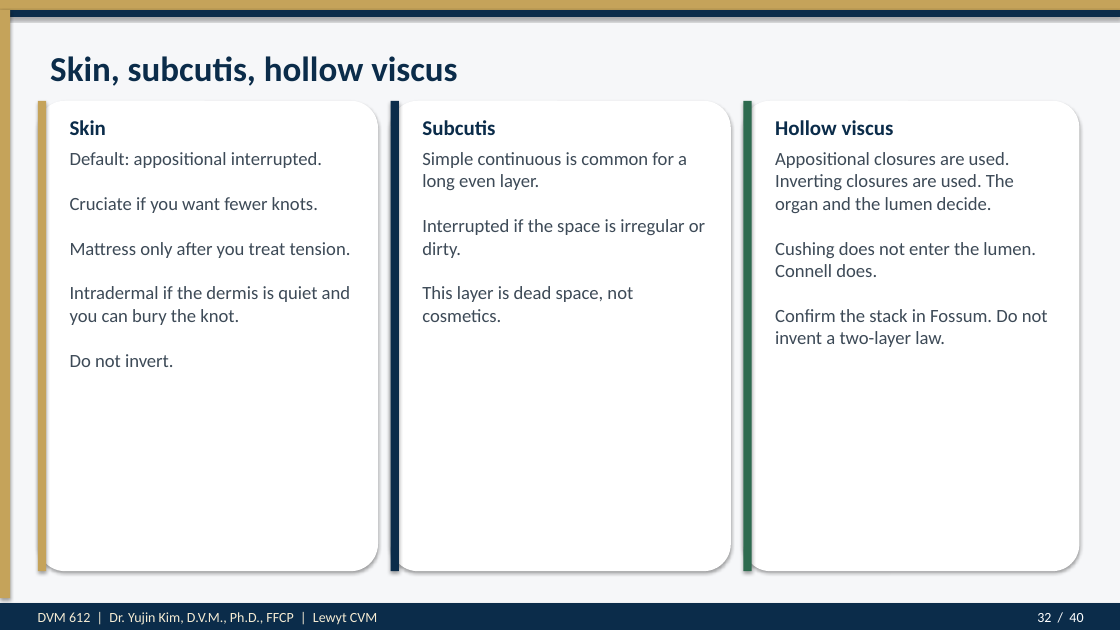
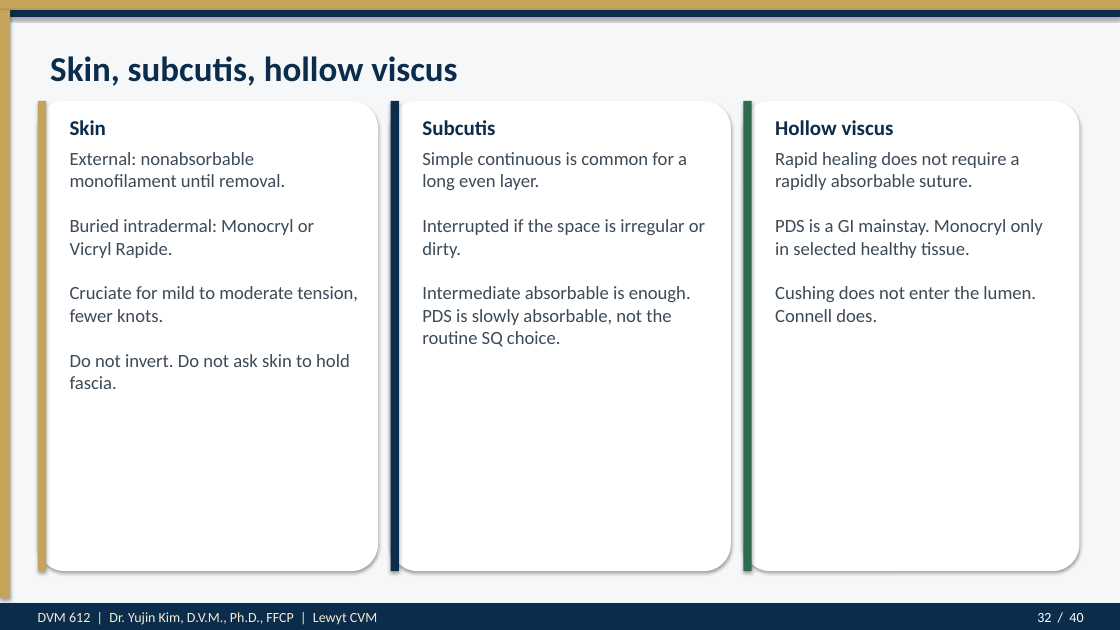
Before and after one commit to drkimvet/happycare, a slide deck: slide 32 of lectures/DVM-612_Week7_Suture_Patterns_Closures.pptx. Drawn at 1120x630 pixels with LibreOffice and Linux fonts; fonts in the diff are those of the drawing. Boxes give left, top, right and bottom in pixels: in the first picture for what was removed or moved away, otherwise in the second. Text is boxed around its words. In the diff, an @@ line names an element or a change of style, - is before the commit and + after.

```diff
--- a/lectures/DVM-612_Week7_Suture_Patterns_Closures.pptx
+++ b/lectures/DVM-612_Week7_Suture_Patterns_Closures.pptx
@@ text at (70,152,358,389): text changed @@
-Default: appositional interrupted.
-Cruciate if you want fewer knots.
-Mattress only after you treat tension.
-Intradermal if the dermis is quiet and you can bury the knot.
-Do not invert.
+External: nonabsorbable monofilament until removal.
+Buried intradermal: Monocryl or Vicryl Rapide.
+Cruciate for mild to moderate tension, fewer knots.
+Do not invert. Do not ask skin to hold fascia.
@@ text at (422,152,705,347): text changed @@
-Simple continuous is common for a long even layer.
-Interrupted if the space is irregular or dirty.
-This layer is dead space, not cosmetics.
+Simple continuous is common for a long even layer.
+Interrupted if the space is irregular or dirty.
+Intermediate absorbable is enough. PDS is slowly absorbable, not the routine SQ choice.
@@ text at (775,152,1043,322): text changed @@
-Appositional closures are used. Inverting closures are used. The organ and the lumen decide.
-Cushing does not enter the lumen. Connell does.
-Confirm the stack in Fossum. Do not invent a two-layer law.
+Rapid healing does not require a rapidly absorbable suture.
+PDS is a GI mainstay. Monocryl only in selected healthy tissue.
+Cushing does not enter the lumen. Connell does.
```
Also in this commit, not shown: 15 other slides changed, 3 other files.
